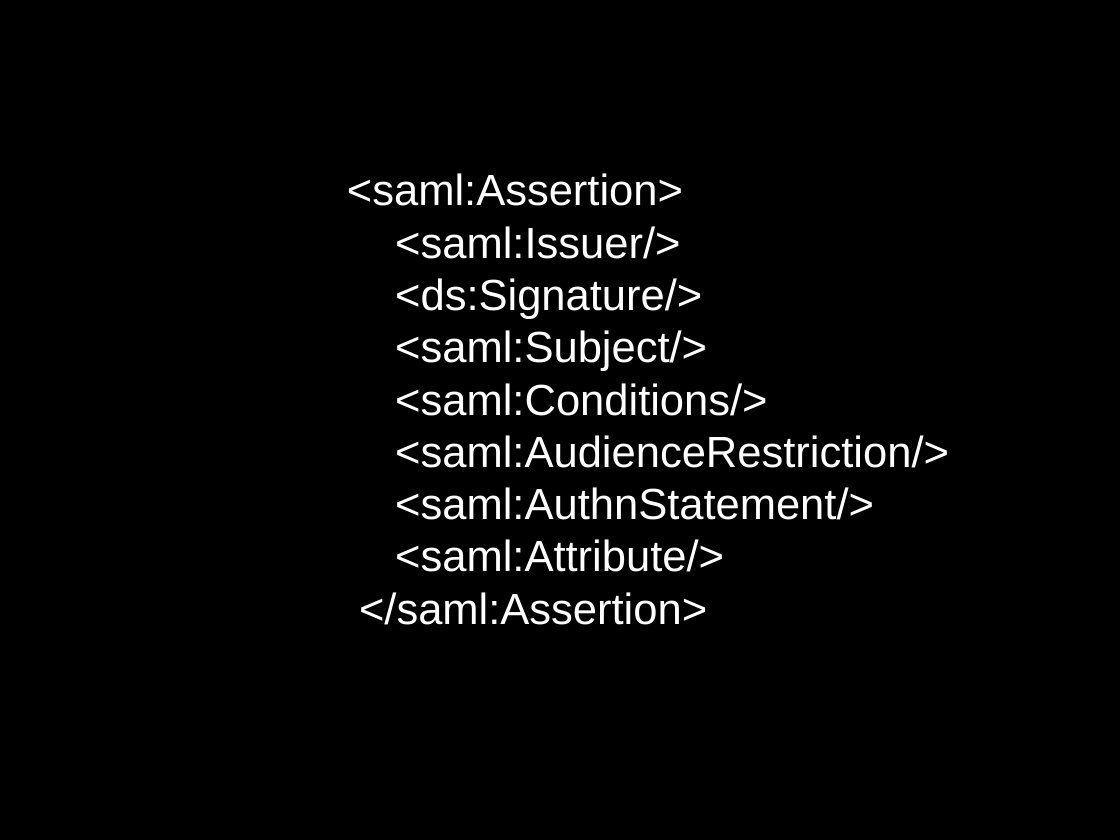
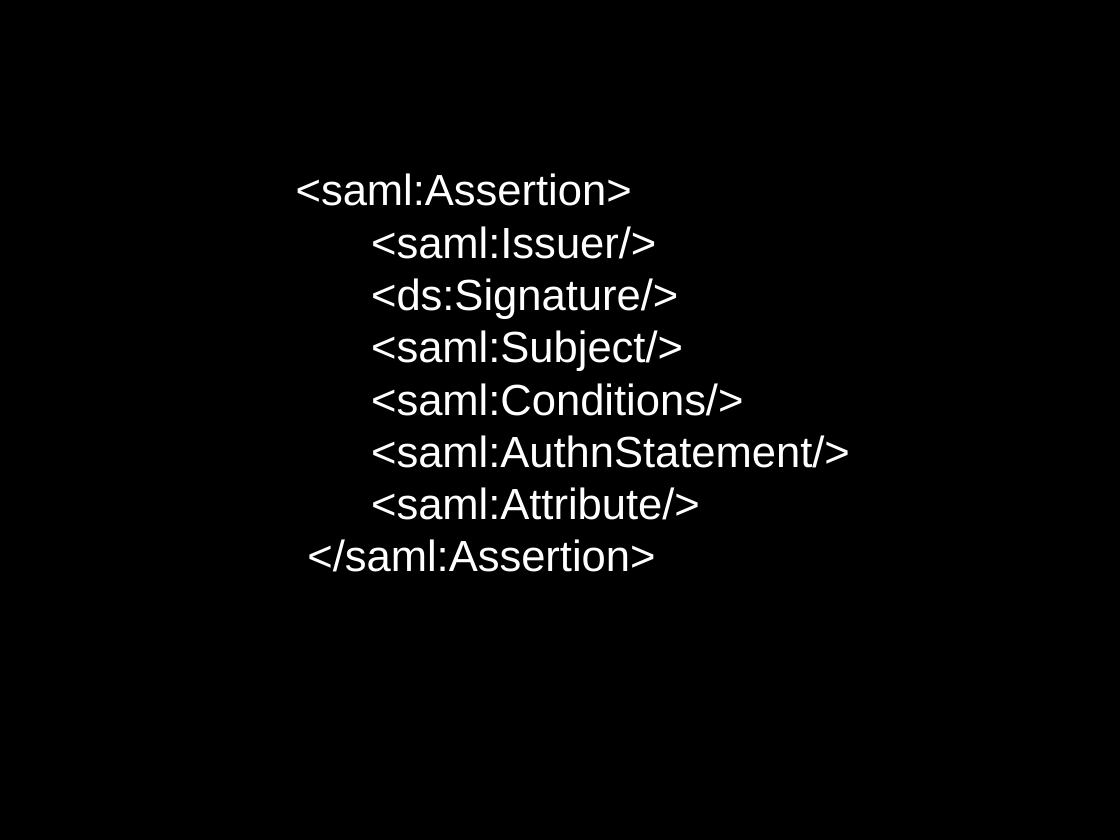
Before and after one commit to janasle/javabin-saml-demo, a slide deck: slide 8 of notes/javabin_saml.ppt (slide 7 before the commit). Drawn at 1120x840 pixels with LibreOffice and Linux fonts; fonts in the diff are those of the drawing. Boxes give left, top, right and bottom in pixels: in the first picture for what was removed or moved away, otherwise in the second. Text is boxed around its words. In the diff, an @@ line names an element or a change of style, - is before the commit and + after.

Commit message:
o updating slides

```diff
--- a/notes/javabin_saml.ppt
+++ b/notes/javabin_saml.ppt
@@ text at (x1=395, y1=435, x2=949, y2=468): paragraph removed @@
-<saml:AudienceRestriction/>
```
Also in this commit, not shown: 1 other slide changed, 1 slide added, 1 other file.
